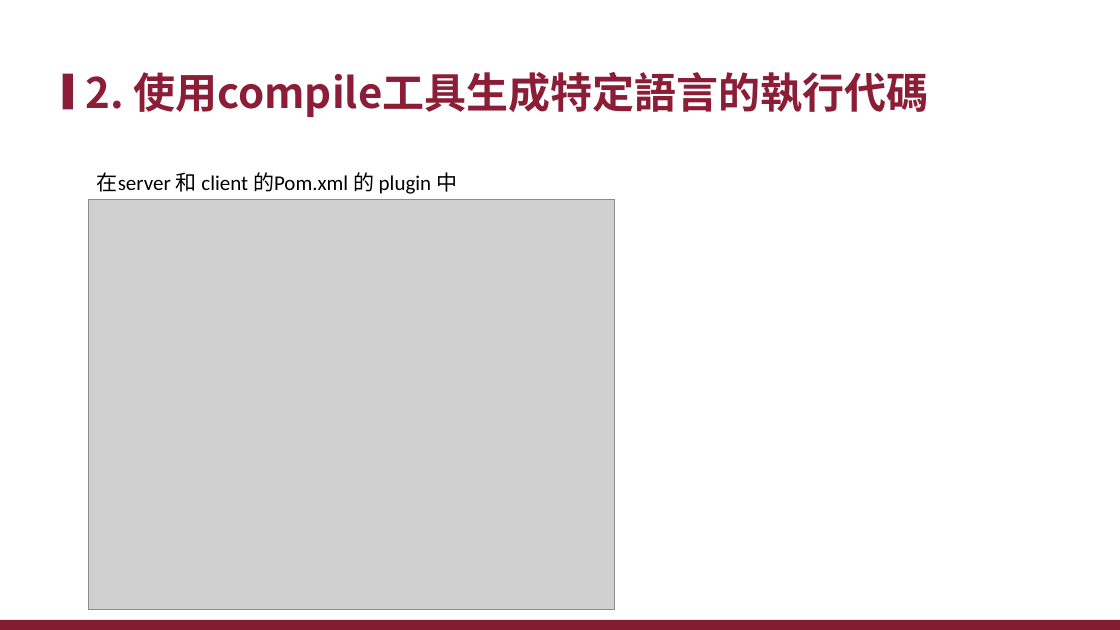
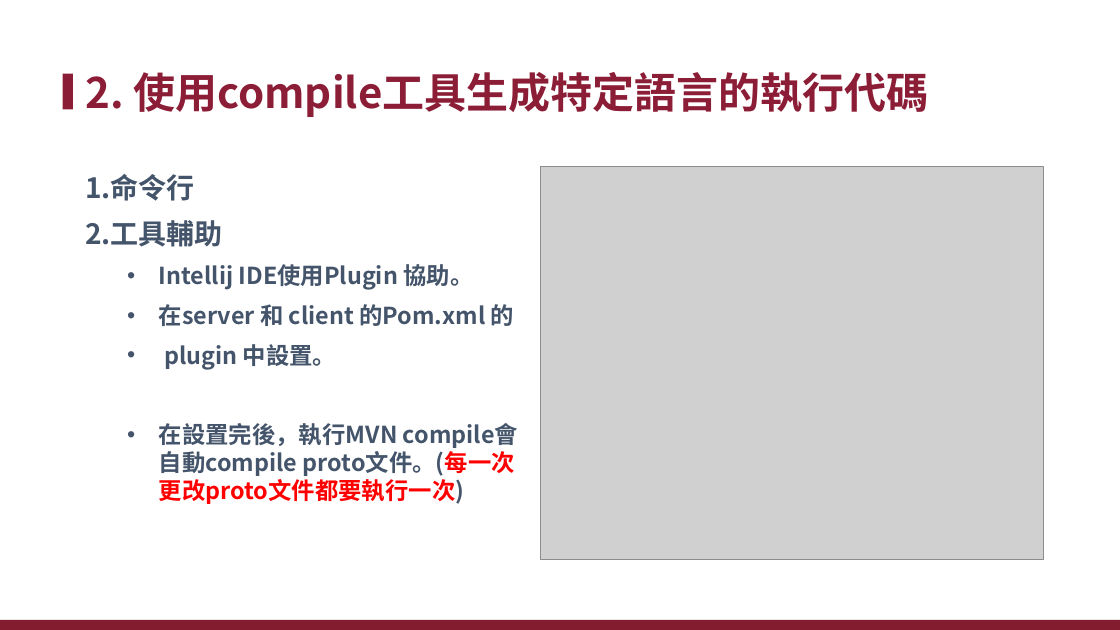
Before and after one commit to xiauchen/5__gRPC, a slide deck: slide 19 of 空白PPT.pptx (slide 18 before the commit). Drawn at 1120x630 pixels with LibreOffice and Linux fonts; fonts in the diff are those of the drawing; grey boxes stand for pictures; background and template pictures are left out. Boxes give left, top, right and bottom in pixels: in the first picture for what was removed or moved away, otherwise in the second. Text is boxed around its words. In the diff, an @@ line names an element or a change of style, - is before the commit and + after.

```diff
--- a/空白PPT.pptx
+++ b/空白PPT.pptx
@@ text at (x1=85, y1=174, x2=515, y2=504): text changed; size 18 to 20 pt; font Calibri to Noto Sans CJK SC; text colour #000000 to #44546A; bold on @@
-在server 和 client 的Pom.xml 的 plugin 中
+1.命令行
+2.工具輔助
+  • Intellij IDE使用Plugin 協助。
+  • 在server 和 client 的Pom.xml 的
+  • plugin 中設置。
+  • 在設置完後，執行MVN compile會自動compile proto文件。(每一次更改proto文件都要執行一次)
@@ picture resized from (x1=88, y1=199, x2=615, y2=610) to (x1=540, y1=167, x2=1043, y2=560) @@
```
Also in this commit, not shown: 23 other slides changed, 19 slides added, 4 slides removed, 17 other files.
